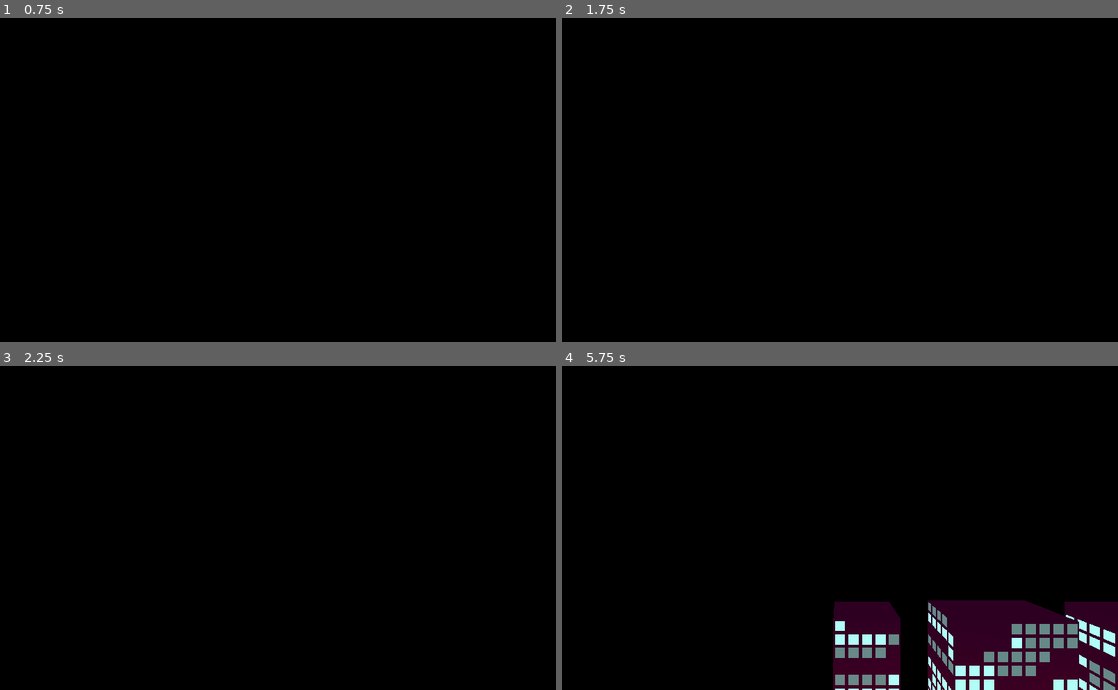
Above: before the commit, frames 1-4 (two rows, left to right).
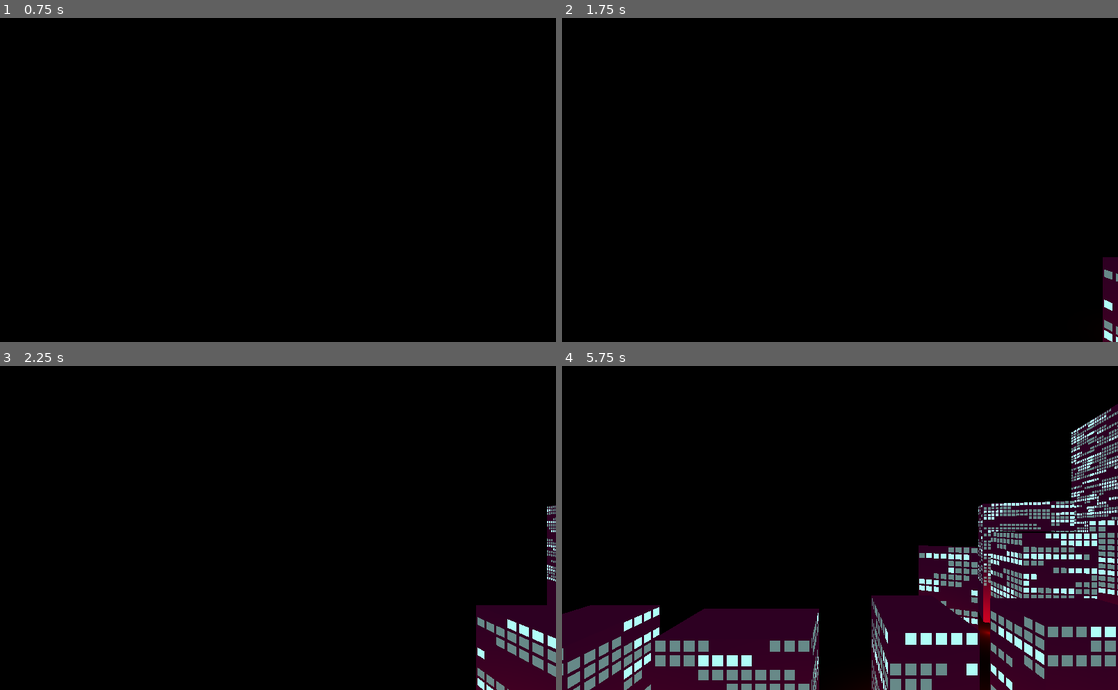
Above: after the commit, the same moments.

Repository: CluckeyMcCormick/ncg2
Game: Godot game, scene res://Main.tscn
The game is run twice, just before and just after one commit, with the same random seed, the same clock (stepped at 60 frames per second) and the same inputs.
Inputs:
- Up to frame 1 (0.75 s): tap Enter at 0.5 s
- Up to frame 2 (1.75 s): tap Space at 1.25 s
- Up to frame 3 (2.25 s): no input
- Up to frame 4 (5.75 s): no input

Frame 1 is identical in both runs. In frame 2, 0.7% of the frame differs, in the area x 97-100%, y 73-100%; in frame 3, 4.3%; in frame 4, 31%, in the area x 0-100%, y 11-100%.

Commit message:
Give the lane a debug mesh to assist placement
I was having trouble arranging the different lanes because they have
large potential areas but the lanes in no way reflected that. It made
it difficult to predict the outcome of placing a lane in a given
location without rigorous guess-and-check.

So, I've added a mesh that expands and contracts to a theoretical
maximum-possible-size to help us align our building spawns. This has
allowed me to add even more buildings to the main scene.

The only issue is that the mesh expands to the theoretical maximum.
It fails to show the width or the depth - either the minimum or the
maximum. Most of the time, it seems, the hypotenuse wins out. Which
I probably should have been able to guess, honestly, but that would've
required diverting more (any) of my PERSONAL & CRUCIAL BRAIN RESERVE
to the HORRID ACTIVITY known only as MATH.

Diff:
--- a/Main.tscn
+++ b/Main.tscn
@@ -1,12 +1,10 @@
-[gd_scene load_steps=5 format=2]
+[gd_scene load_steps=4 format=2]
 
 [ext_resource path="res://scrollers/SledLane.tscn" type="PackedScene" id=3]
 [ext_resource path="res://Main.gd" type="Script" id=4]
 
-[sub_resource type="CubeMesh" id=1]
-size = Vector3( 2, 8, 2 )
-
-[sub_resource type="SpatialMaterial" id=2]
+[sub_resource type="PlaneMesh" id=3]
+size = Vector2( 20, 20 )
 
 [node name="Main" type="Spatial"]
 script = ExtResource( 4 )
@@ -17,8 +15,8 @@
 current = true
 size = 3.0
 
-[node name="SledLane" parent="." instance=ExtResource( 3 )]
-transform = Transform( 1, 0, 0, 0, 1, 0, 0, 0, 1, 11, 0, 0 )
+[node name="LaneOne" parent="." instance=ExtResource( 3 )]
+transform = Transform( 1, 0, 0, 0, 1, 0, 0, 0, 1, 7, 0, 0 )
 width_max = 12
 depth_max = 10
 base_height_min = 8
@@ -27,13 +25,31 @@
 tower_height_max = 14
 rotation_deviation = 0.0
 
-[node name="OmniLight" type="OmniLight" parent="."]
-transform = Transform( 1, 0, 0, 0, 1, 0, 0, 0, 1, 2.1, 0, -3.2 )
-visible = false
-shadow_enabled = true
+[node name="LaneTwo" parent="." instance=ExtResource( 3 )]
+transform = Transform( 1, 0, 0, 0, 1, 0, 0, 0, 1, 13, 0, -3 )
+width_min = 8
+width_max = 16
+depth_min = 8
+depth_max = 13
+base_height_min = 10
+base_height_max = 12
+tower_height_min = 12
+tower_height_max = 24
+rotation_deviation = 15.0
 
-[node name="MeshInstance" type="MeshInstance" parent="."]
-transform = Transform( 0.819152, 0, 0.573576, 0, 1, 0, -0.573576, 0, 0.819152, 0, 0, -5 )
-visible = false
-mesh = SubResource( 1 )
-material/0 = SubResource( 2 )
+[node name="LaneThree" parent="." instance=ExtResource( 3 )]
+transform = Transform( 1, 0, 0, 0, 1, 0, 0, 0, 1, 18, 0, -8.1 )
+width_min = 20
+width_max = 40
+depth_min = 8
+depth_max = 13
+base_height_min = 10
+base_height_max = 12
+tower_height_min = 20
+tower_height_max = 60
+rotation_deviation = 360.0
+
+[node name="MeshInstance2" type="MeshInstance" parent="."]
+transform = Transform( 1, 0, 0, 0, 1, 0, 0, 0, 1, 0, -0.1, 0 )
+mesh = SubResource( 3 )
+material/0 = null
--- a/scrollers/SledLane.gd
+++ b/scrollers/SledLane.gd
@@ -1,17 +1,23 @@
+tool
 extends Spatial
+
+# Load the scroll-sled script
+const ScrollSled = preload("res://util/GlobalRef.gd")
+# Load the GlobalRef script
+const GlobalRef = preload("res://util/GlobalRef.gd")
 
 # Load the scroll-sled scene
 const scroll_sled_scene = preload("res://scrollers/ScrollSled.tscn")
 
 # What's the minimum length for a building in this lane on x?
-export(int) var width_min = 5
+export(int) var width_min = 5 setget set_width_min
 # What's the maximum length for a building in this lane on x?
-export(int) var width_max = 9
+export(int) var width_max = 9 setget set_width_max
 
 # What's the minimum length for a building in this lane on z?
-export(int) var depth_min = 4
+export(int) var depth_min = 4 setget set_depth_min
 # What's the maximum length for a building in this lane on z?
-export(int) var depth_max = 8
+export(int) var depth_max = 8 setget set_depth_max
 
 # What's the minimum length for a building's base, in this lane, on y?
 export(int) var base_height_min = 2
@@ -36,10 +42,20 @@
 
 # Called when the node enters the scene tree for the first time.
 func _ready():
+    # Create a random number generator
     RNGENNIE = RandomNumberGenerator.new()
+
+    # If we're in the editor, back out!!!
+    if Engine.editor_hint:
+        return
+
     make_sled()
 
 func _process(delta):
+    # If we're in the editor, back out!!!
+    if Engine.editor_hint:
+        return
+
     # If we don't have a last sled, back out.
     if last_sled == null:
         return
@@ -50,11 +66,39 @@
         # Then make a new sled
         make_sled()
 
-# ~~~~~~~~~~~~~
-
+# --------------------------------------------------------
+#
+# Setters and Getters
+#
+# --------------------------------------------------------
 func get_random_int(min_val, max_val):
     return (randi() % (max_val - min_val)) + min_val
 
+func set_width_min(new_width_min):
+    width_min = new_width_min
+    if Engine.editor_hint:
+        make_debug()
+
+func set_width_max(new_width_max):
+    width_max = new_width_max
+    if Engine.editor_hint:
+        make_debug()
+
+func set_depth_min(new_depth_min):
+    depth_min = new_depth_min
+    if Engine.editor_hint:
+        make_debug()
+
+func set_depth_max(new_depth_max):
+    depth_max = new_depth_max
+    if Engine.editor_hint:
+        make_debug()
+
+# --------------------------------------------------------
+#
+# Build Functions
+#
+# --------------------------------------------------------
 func make_sled():
     # Create a new sled
     var new_sled = scroll_sled_scene.instance()
@@ -78,3 +122,16 @@
 
     # This is now the last sled
     last_sled = new_sled
+
+func make_debug():
+    # If we don't have a mesh to mess with, back out.
+    if not self.has_node("DebugMesh"):
+        return
+
+    var width = (width_max * GlobalRef.WINDOW_UV_SIZE) * 10
+    var depth = (depth_max * GlobalRef.WINDOW_UV_SIZE) * 10
+    var c_squared = sqrt(pow(width, 2) + pow(depth, 2))
+    var maxed = max( max(width, depth), c_squared )
+
+    $DebugMesh.mesh = CubeMesh.new()
+    $DebugMesh.mesh.set_size( Vector3(maxed, 5, maxed) )
--- a/scrollers/SledLane.tscn
+++ b/scrollers/SledLane.tscn
@@ -1,6 +1,17 @@
-[gd_scene load_steps=2 format=2]
+[gd_scene load_steps=4 format=2]
 
 [ext_resource path="res://scrollers/SledLane.gd" type="Script" id=1]
 
+[sub_resource type="CubeMesh" id=3]
+size = Vector3( 1.8815, 5, 1.8815 )
+
+[sub_resource type="SpatialMaterial" id=2]
+flags_unshaded = true
+
 [node name="SledLane" type="Spatial"]
 script = ExtResource( 1 )
+
+[node name="DebugMesh" type="MeshInstance" parent="."]
+transform = Transform( 1, 0, 0, 0, 1, 0, 0, 0, 1, 0, 2.5, 0 )
+mesh = SubResource( 3 )
+material/0 = SubResource( 2 )
